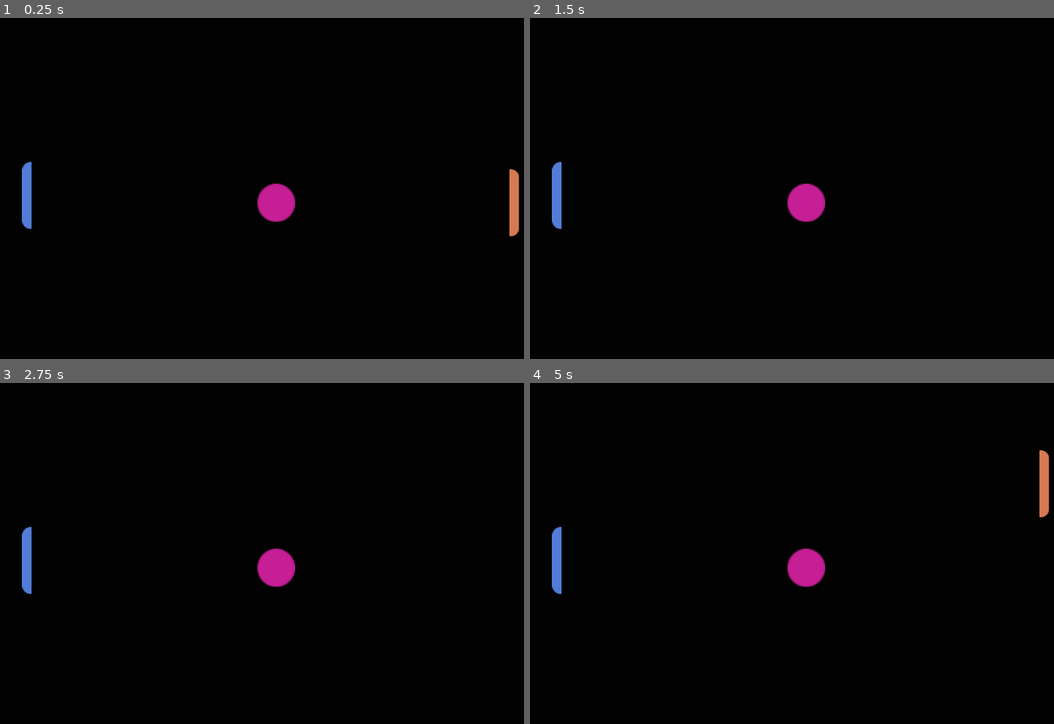
Above: before the commit, frames 1-4 (two rows, left to right).
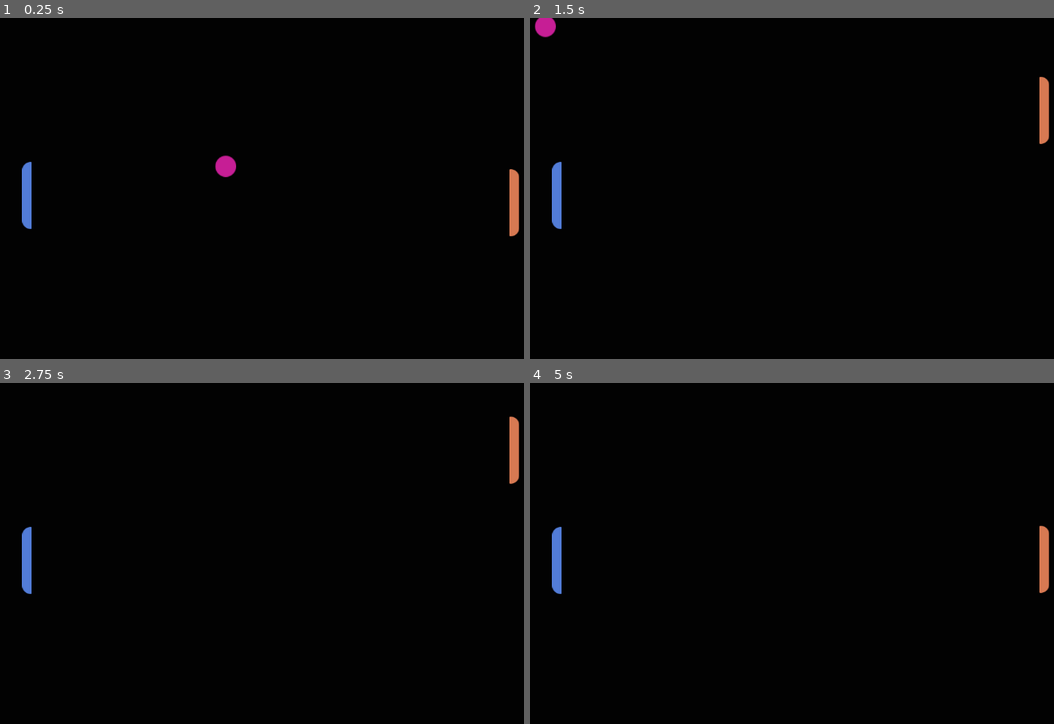
Above: after the commit, the same moments.

Repository: Josiassejod1/PingPong
Game: Godot game, scene res://main.tscn
Same seed, same stepped clock (60 frames per second), same inputs: the game is played once before the commit and once after it. Before the commit the project has no main scene; this scene is started directly in both runs.
Inputs:
- Up to frame 1 (0.25 s): no input
- Up to frame 2 (1.5 s): hold Up (move_up) 0.53-1.28 s; hold Down (move_down) from 1.28 s (still down)
- Up to frame 3 (2.75 s): release Down (move_down) at 2.03 s; hold Up (move_up) from 2.03 s (still down)
- Up to frame 4 (5 s): release Up (move_up) at 3.53 s; hold Down (move_down) from 3.53 s (still down)

The runs differ from the first frame. In frame 1, 0.9% of the frame differs, in the area x 41-57%, y 40-60%; in frame 2, 1.2%; in frame 3, 1.0%; in frame 4, 1.4%, in the area x 49-100%, y 19-62%.

Commit message:
work in progress collison detection

Diff:
--- /dev/null
+++ b/Ball.gd
@@ -0,0 +1,15 @@
+extends Sprite2D
+
+
+var velocity = Vector2(300, 200)
+var random = [-1, 1]
+var start_direciton = random[randi_range(0,1)]
+
+
+func _process(delta):
+	position += start_direciton * velocity * delta
+
+func _on_Ball_body_entered(body):
+	print(body)
+	if body.name == "Left" or body.name == "Right":
+		velocity.x *= -1
--- a/Right.gd
+++ b/Right.gd
@@ -1,7 +1,8 @@
 extends Sprite2D
 
 
-var speed = 3000
+var speed = 300
+var velocity = Vector2(300, 200)
 
 # Called when the node enters the scene tree for the first time.
 func _ready():
--- a/main.tscn
+++ b/main.tscn
@@ -1,12 +1,13 @@
-[gd_scene load_steps=8 format=3 uid="uid://b7llf5t07fghm"]
+[gd_scene load_steps=9 format=3 uid="uid://b7llf5t07fghm"]
 
 [ext_resource type="Texture2D" uid="uid://baclhmljjxmn" path="res://arts/Ball.png" id="1_lads7"]
 [ext_resource type="Texture2D" uid="uid://byobiy84ts4f5" path="res://arts/Player.png" id="2_7waxa"]
+[ext_resource type="Script" path="res://Ball.gd" id="2_kuac1"]
 [ext_resource type="Script" path="res://Right.gd" id="3_fa2pv"]
 [ext_resource type="Texture2D" uid="uid://db7k1lalfpoou" path="res://arts/Computer.png" id="4_agwhw"]
 
 [sub_resource type="CircleShape2D" id="CircleShape2D_hexjg"]
-radius = 18.3374
+radius = 11.6318
 
 [sub_resource type="RectangleShape2D" id="RectangleShape2D_3tnhj"]
 size = Vector2(20, 125)
@@ -25,30 +26,42 @@
 grow_vertical = 2
 color = Color(0.00784314, 0.00784314, 0.00784314, 1)
 
-[node name="Sprite2D" type="Sprite2D" parent="."]
-position = Vector2(570.375, 330.152)
+[node name="Ball" type="RigidBody2D" parent="."]
+gravity_scale = 2.66454e-15
+
+[node name="Ball" type="Sprite2D" parent="Ball"]
+position = Vector2(555.375, 314.924)
+scale = Vector2(1.24166, 1.26057)
+texture = ExtResource("1_lads7")
+script = ExtResource("2_kuac1")
+
+[node name="CollisionShape2D" type="CollisionShape2D" parent="Ball"]
+position = Vector2(557, 316)
 scale = Vector2(2.24166, 2.2758)
-texture = ExtResource("1_lads7")
-
-[node name="CollisionShape2D" type="CollisionShape2D" parent="Sprite2D"]
-position = Vector2(-0.167313, 1.25131)
 shape = SubResource("CircleShape2D_hexjg")
 
-[node name="Right" type="Sprite2D" parent="."]
+[node name="Right" type="RigidBody2D" parent="."]
+gravity_scale = 2.66454e-15
+
+[node name="CollisionShape2D" type="CollisionShape2D" parent="Right"]
+position = Vector2(995, 329)
+shape = SubResource("RectangleShape2D_3tnhj")
+
+[node name="Right" type="Sprite2D" parent="Right"]
 position = Vector2(995, 330)
 texture = ExtResource("2_7waxa")
 script = ExtResource("3_fa2pv")
 
-[node name="CollisionShape2D" type="CollisionShape2D" parent="Right"]
-position = Vector2(0, -1)
-shape = SubResource("RectangleShape2D_3tnhj")
-one_way_collision = true
+[node name="Left" type="RigidBody2D" parent="."]
+gravity_scale = 2.66454e-15
 
-[node name="Left" type="Sprite2D" parent="."]
+[node name="Left" type="Sprite2D" parent="Left"]
 position = Vector2(126, 317)
 texture = ExtResource("4_agwhw")
 
 [node name="CollisionShape2D" type="CollisionShape2D" parent="Left"]
-position = Vector2(0, -0.5)
+position = Vector2(126, 316.5)
 shape = SubResource("RectangleShape2D_4wma5")
-one_way_collision = true
+
+[connection signal="body_entered" from="Right" to="Ball/Ball" method="_on_Ball_body_entered"]
+[connection signal="body_entered" from="Left" to="Ball/Ball" method="_on_Ball_body_entered"]
--- a/project.godot
+++ b/project.godot
@@ -11,6 +11,7 @@
 [application]
 
 config/name="PingPong"
+run/main_scene="res://main.tscn"
 config/features=PackedStringArray("4.1", "GL Compatibility")
 config/icon="res://icon.svg"
 
